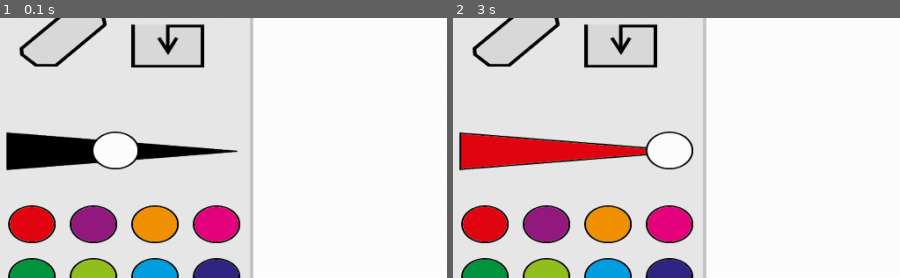
Above: before the commit, frames 1-2 (left to right).
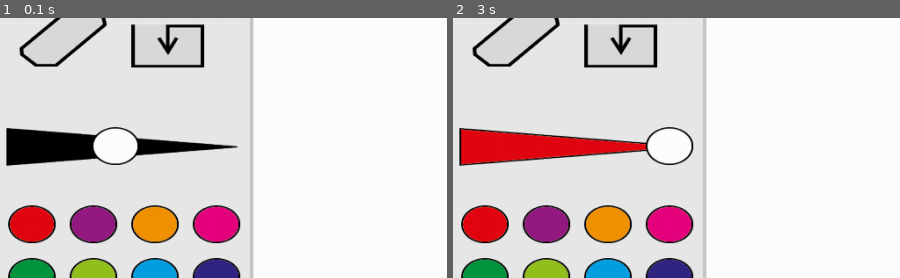
Above: after the commit, the same moments.

Repository: OutsideTheBoxProject/D
Game: pygame game, started from PiDev/drawing.py
The game is run twice, just before and just after one commit, with the same random seed, the same clock (stepped at 60 frames per second) and the same inputs. The source is Python 2; it was converted automatically to run under Python 3.
Inputs (mouse positions are % of the whole screen's width and height, from its top left):
- Up to frame 1 (0.1 s): no input
- Up to frame 2 (3 s): click (3, 71) at 0.38 s; press the mouse at (23, 13) at 0.7 s; move the mouse to (38, 15) at 0.8 s; release the mouse at (52, 16) at 0.93 s; press the mouse at (14, 56) at 2.53 s; move the mouse to (20, 49) at 2.63 s; release the mouse at (27, 42) at 2.77 s
The pictures show only the part of the screen within x 0-50%, y 32-82%; the shares and areas given below are measured in that part.

The runs differ from the first frame. In frame 1, 2.3% of the frame differs, in the area x 1-54%, y 41-59%; in frame 2, 2.8%.

Commit message:
eraser deluxe

Diff:
--- a/PiDev/constants.py
+++ b/PiDev/constants.py
@@ -96,10 +96,10 @@
 #OPACITYCOORDS = (10,273)
 #OPACITYSLIDELEFT = (8,263)
 #OPACITYSLIDERIGHT = (225,263)
-LINECOORDS = (10,315)
-LINESLIDEMIDDLE = (110,316)
-LINESLIDELEFT = (8,316)
-LINESLIDERIGHT = (225,316)
+LINECOORDS = (10,310)
+LINESLIDEMIDDLE = (110,311)
+LINESLIDELEFT = (8,311)
+LINESLIDERIGHT = (225,311)
 REDCOORDS = (15,400)
 PURPLECOORDS = (85,400)
 ORANGECOORDS = (155,400)
--- a/PiDev/drawing.py
+++ b/PiDev/drawing.py
@@ -7,7 +7,7 @@
 from pygame.locals import *
 
 # global variables
-lineWidth = 10
+lineWidth = 25
 #alpha = 100
 colour = con.BLACK
 
@@ -22,11 +22,14 @@
 mouseDown = False
 lineProcess = False
 #opacProcess = False
+erasing = False
 
 # control variable for line points
 prevx = prevy = mousex = mousey = -1
 colours = list(menu.colours)
 buttons = list(menu.buttons)
+prevLineWidth = lineWidth
+prevColour = colour
 
 
 
@@ -54,10 +57,12 @@
 		#Menu Interaction
 		if event.type == MOUSEBUTTONDOWN:
 			#colours
-			prevColour = colour
 			for c in colours:
 				if c.rect.collidepoint(event.pos):
 					colour = c.rgb
+					if erasing:
+						linewidth = prevLineWidth
+						erasing = False
 					break
 			x, y = event.pos
 			if x > con.MENURIGHT + .5 * (lineWidth + con.MENUBORDER):
@@ -75,6 +80,19 @@
 					# opacity
 					#if button == menu.opacitySlide:
 						#opacProcess = True
+					if button == menu.eraser:
+						if not erasing:
+							prevLineWidth = lineWidth
+							prevColour = colour
+							lineWidth = 100
+							colour = con.WHITE
+							erasing = True
+						else:
+							print "erasing"
+							lineWidth = prevLineWidth
+							colour = prevColour
+							erasing = False
+
 
 
 		#toggle mouse button
--- a/PiDev/menuHandler.py
+++ b/PiDev/menuHandler.py
@@ -228,7 +228,7 @@
 	lineSlide.coords = (x, y)
 	update_line_slider(colour)
 	pygame.display.flip()
-	return 26 - int((x-8)/9)
+	return 51 - int((x-8)/4.5)
 
 # imaging opacity interaction
 #def update_opacslide(x, y, colour):
Not shown, changed: PiDev/constants.pyc
Not shown, changed: PiDev/menuHandler.pyc
